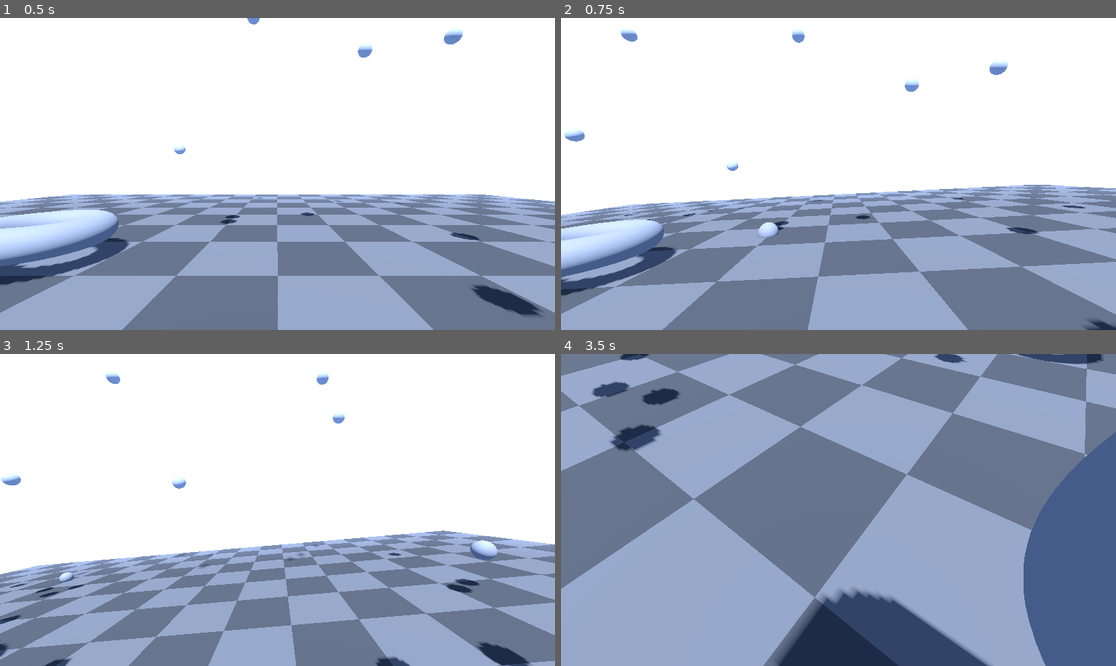
Above: before the commit, frames 1-4 (two rows, left to right).
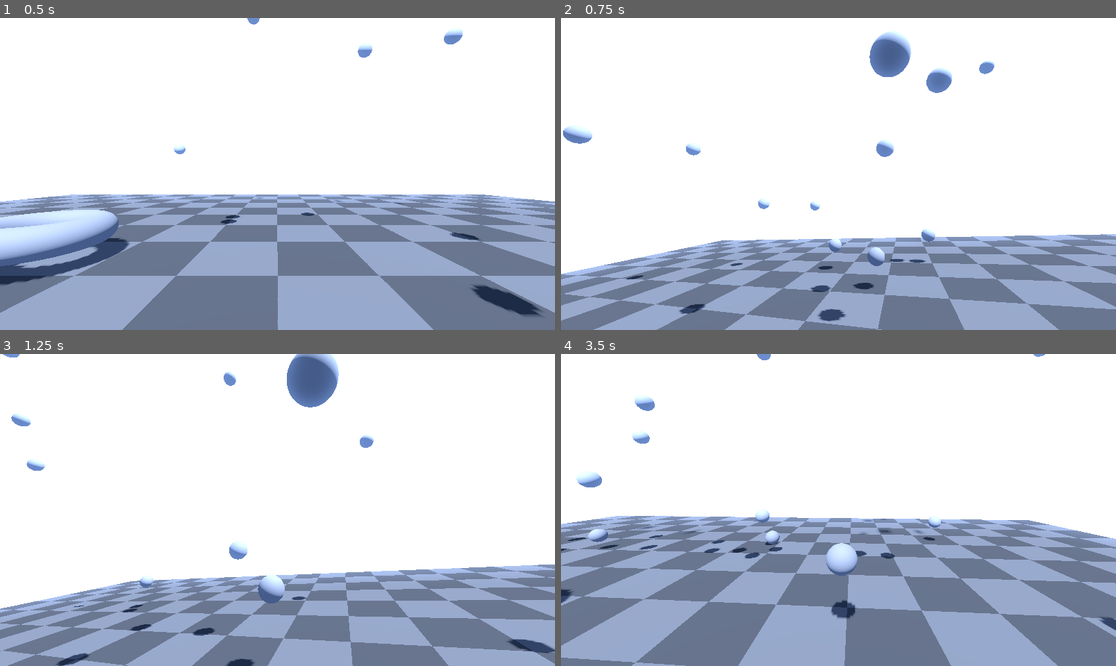
Above: after the commit, the same moments.

Repository: TechnoLukas/Godot4-Basic3dStarter
Game: Godot game, scene res://world.tscn
Two runs of this game, one before a commit and one after it. Both use one fixed random seed, a clock stepped at 60 frames per second and the inputs below.
Inputs (mouse positions are in pixels of both pictures, inside the frame that each line leads up to):
- Up to frame 1 (0.5 s): no input
- Up to frame 2 (0.75 s): tap Enter (ui_accept) at 0.5 s; move the mouse to (960, 158) at 0.52 s; hold D (move_right) from 0.53 s (still down); tap E (mouse_active, bound only before the commit) at 0.6 s
- Up to frame 3 (1.25 s): keep holding D (move_right); tap Enter (ui_accept) at 0.77 s
- Up to frame 4 (3.5 s): move the mouse to (810, 510) at 1.27 s; release D (move_right) at 1.28 s; hold W (move_forward) 1.28-2.03 s; tap E (mouse_active, bound only before the commit) at 1.35, 2.1, 2.85 s; tap Enter (ui_accept) at 1.52, 3.02 s; move the mouse to (894, 441) at 2.02 s; hold D (move_right) 2.03-2.78 s; move the mouse to (832, 516) at 2.77 s; hold W (move_forward) from 2.78 s (still down)

Frame 1 is identical in both runs. In frame 2, 33% of the frame differs, in the area x 0-100%, y 3-100%; in frame 3, 29%; in frame 4, 83%, in the area x 0-100%, y 0-100%.

Commit message:
more visible

Diff:
--- a/Character/character_new.gd
+++ b/Character/character_new.gd
@@ -15,13 +15,12 @@
 func _ready():
 	fp_camera.current = true
 	camera=fp_camera
-	#Input.mouse_mode=Input.MOUSE_MODE_CAPTURED
+	Input.mouse_mode=Input.MOUSE_MODE_CAPTURED
 	#Input.mouse_mode=Input.MOUSE_MODE_HIDDEN
-	mouse_is_active=false
+	mouse_is_active=true
 
 func _unhandled_input(event):
 	if event is InputEventMouseMotion and mouse_is_active:
-		print(event.relative.x)
 		rotate_y(-event.relative.x * .005)
 		camera.rotate_x(-event.relative.y * .005)
 		camera.rotation.x = clamp(camera.rotation.x, -PI/2, PI/2)
@@ -48,8 +47,6 @@
 	# As good practice, you should replace UI actions with custom gameplay actions.
 	var input_dir = Vector2.ZERO
 	if mouse_is_active:
-		print(Input.is_action_pressed("move_forward")," ",Input.is_action_pressed("move_backward")," ",Input.is_action_pressed("move_left")," ",Input.is_action_pressed("move_right"))
-
 		input_dir.x = Input.get_axis("move_left", "move_right")
 		input_dir.y = Input.get_axis("move_forward", "move_backward")
 
--- a/project.godot
+++ b/project.godot
@@ -39,7 +39,7 @@
 }
 mouse_active={
 "deadzone": 0.5,
-"events": [Object(InputEventKey,"resource_local_to_scene":fa …(140 unchanged characters)… d":false,"keycode":0,"physical_keycode":69,"key_label":0,"unicode":101,"echo":false,"script":null)
+"events": [Object(InputEventKey,"resource_local_to_scene":fa …(140 unchanged characters)… d":false,"keycode":0,"physical_keycode":4194305,"key_label":0,"unicode":0,"echo":false,"script":null)
 ]
 }
 
